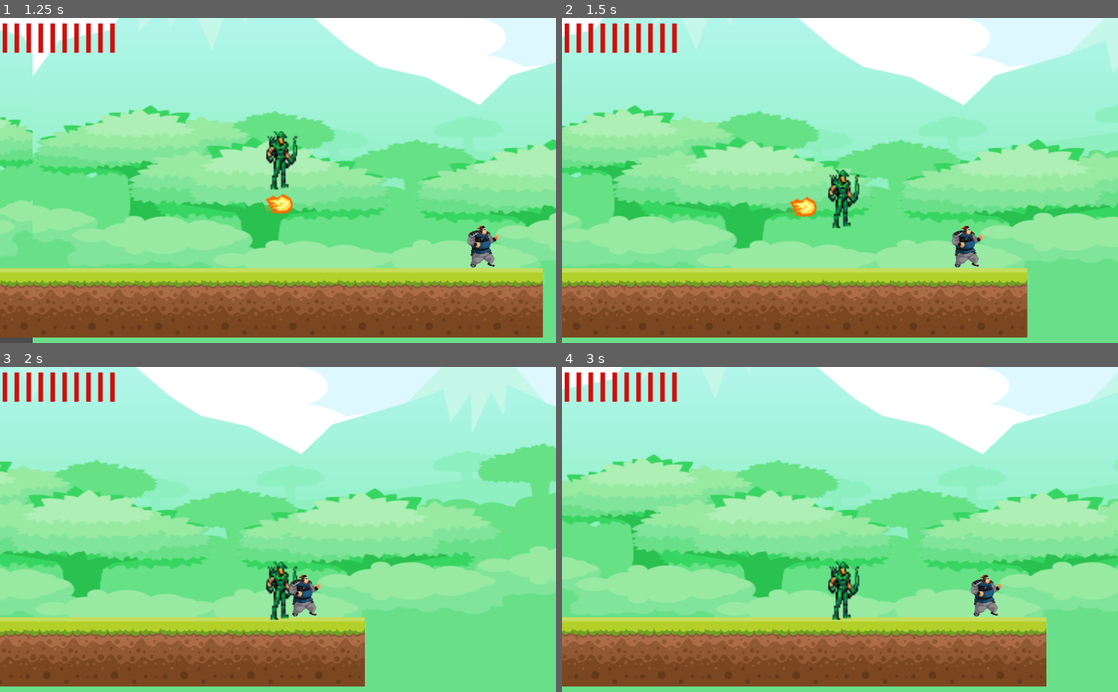
Above: before the commit, frames 1-4 (two rows, left to right).
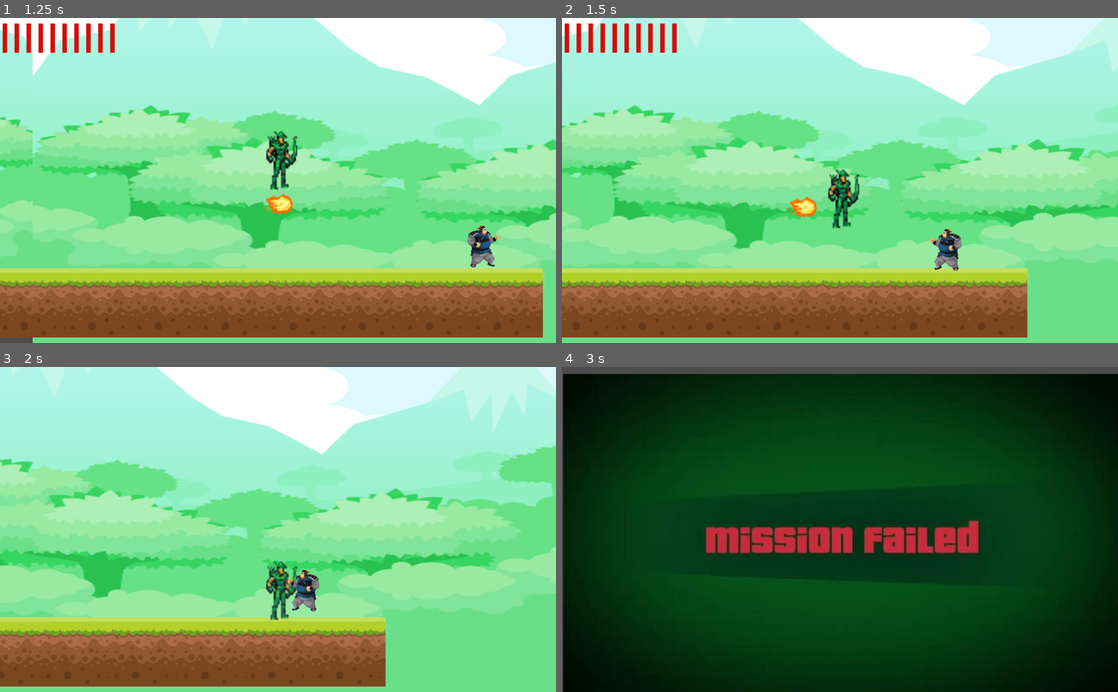
Above: after the commit, the same moments.

Repository: CC-SI/Game_lendas_corrompidas
Game: Godot game, scene res://src/Cenas/Cenario Testes/Cenario Testes.tscn
Two runs of this game, one before a commit and one after it. Both use one fixed random seed, a clock stepped at 60 frames per second and the inputs below.
Inputs:
- Up to frame 1 (1.25 s): tap Enter (ui_accept) at 0.5, 0.77 s; hold Right (ui_right) from 0.53 s (still down); tap Q (atirar) at 0.6 s
- Up to frame 2 (1.5 s): keep holding Right (ui_right); tap F (dash) at 1.35 s
- Up to frame 3 (2 s): keep holding Right (ui_right); tap Enter (ui_accept) at 1.52 s
- Up to frame 4 (3 s): release Right (ui_right) at 2.03 s; hold Left (ui_left) 2.03-2.78 s; tap R (mordida) at 2.1 s; hold Right (ui_right) from 2.78 s (still down); tap V (uivo) at 2.85 s

Frame 1 is identical in both runs. In frame 2, 0.8% of the frame differs, in the area x 66-76%, y 63-78%; in frame 3, 14%; in frame 4, 100%, in the area x 0-100%, y 0-100%.
Error before the commit: Invalid get index 'global_position' (on base: 'Nil'). (res://src/scripts/Inimigos/Curupira.gd:12)

Commit message:
feat: obtendo informações do player nos dados globais

Diff:
--- a/src/scripts/Player/Player.gd
+++ b/src/scripts/Player/Player.gd
@@ -29,6 +29,7 @@
 	camera.limit_top = 10
 	camera.limit_bottom = get_viewport().size.y
 	camera.limit_left = 0
+	DadosGlobais.player = self
 
 # -- PROCESSO PRINCIPAL --
 func _process(delta):
